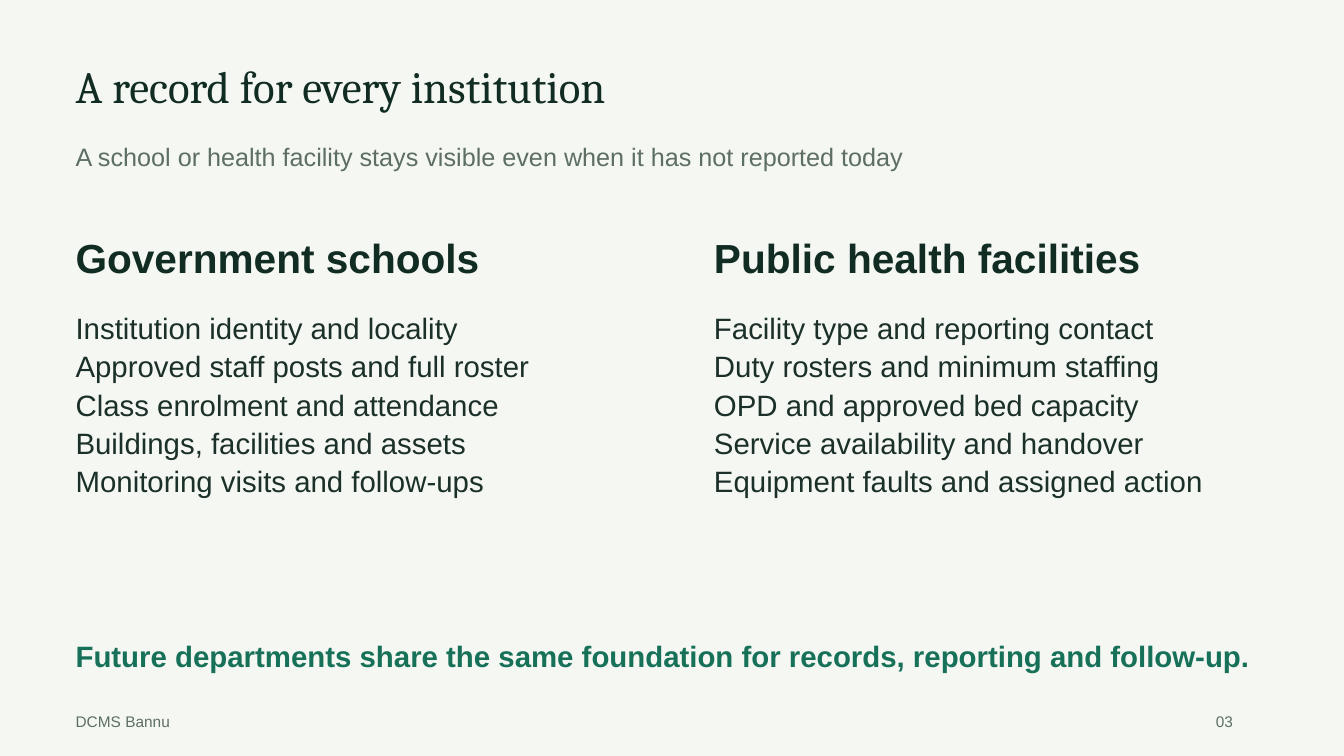
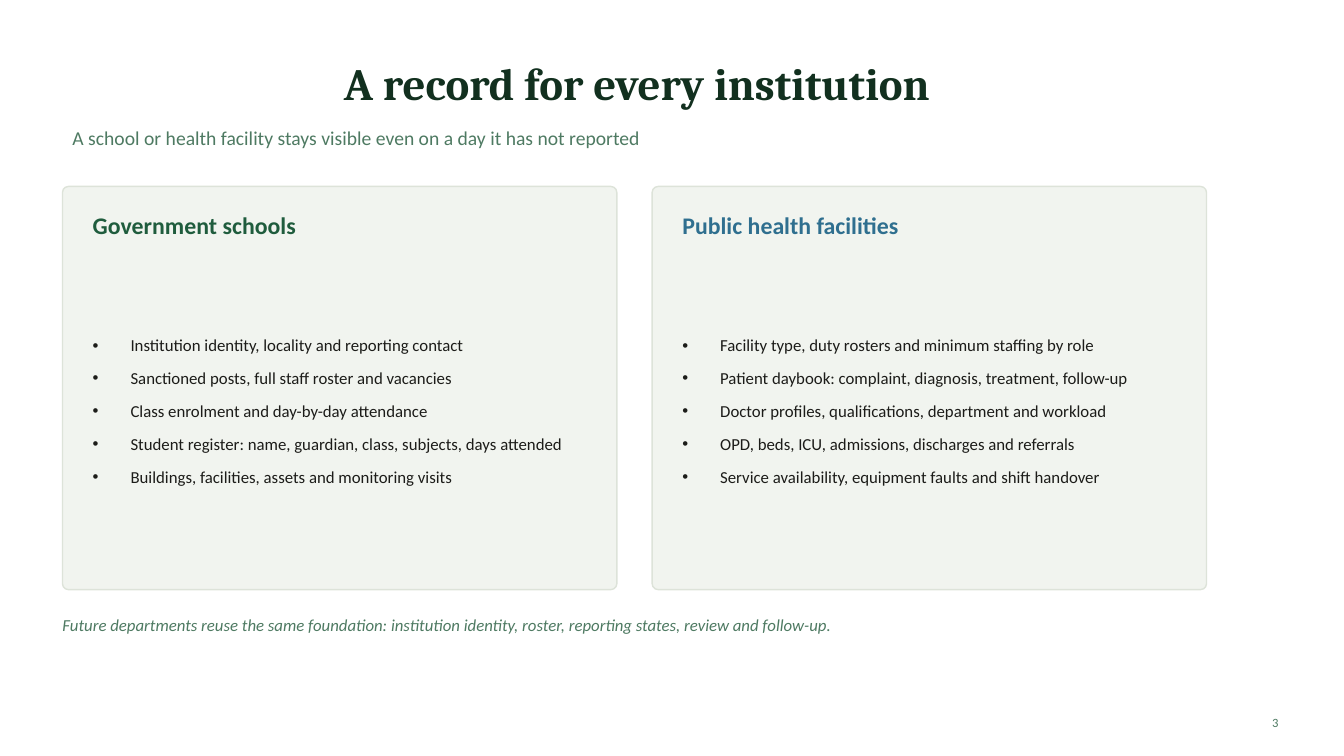
Before and after one commit to rizjaved8949/DC-Bannu-Portal, a slide deck: slide 3 of docs/DCMS_Bannu_Client_Pitch.pptx. Drawn at 1344x756 pixels with LibreOffice and Linux fonts; fonts in the diff are those of the drawing. Boxes give left, top, right and bottom in pixels: in the first picture for what was removed or moved away, otherwise in the second. Text is boxed around its words. In the diff, an @@ line names an element or a change of style, - is before the commit and + after.

```diff
--- a/docs/DCMS_Bannu_Client_Pitch.pptx
+++ b/docs/DCMS_Bannu_Client_Pitch.pptx
@@ background #F5F7F3 to #FFFFFF @@
@@ title "A record for every institution": place and size @@
-title "A record for every institution" at <box>76,71,605,113</box>
+title "A record for every institution" at <box>344,68,930,110</box>
@@ title "A record for every institution" at <box>344,68,930,110</box>: text colour #112C22 to #12301F, bold on; alignment left to centre; line spacing 1.08 to 1; vertical alignment top to middle @@
@@ text at <box>72,131,639,148</box>: text changed; size 18 to 14 pt; font Arial to Calibri; text colour #5D6E64 to #4E7A62 @@
-A school or health facility stays visible even when it has not reported today
+A school or health facility stays visible even on a day it has not reported
@@ rounded rectangle added at <box>63,187,617,590</box>, fill #F1F4EF, outline #DDE3D9 1 pt @@
@@ text "Government schools": place and size @@
-text "Government schools" at <box>76,243,479,274</box>
+text "Government schools" at <box>93,217,296,234</box>
@@ text "Government schools" at <box>93,217,296,234</box>: size 29 to 17 pt, font Arial to Calibri, text colour #112C22 to #1F5C3D; line spacing 1.08 to 1; vertical alignment top to middle @@
@@ rounded rectangle added at <box>652,187,1207,590</box>, fill #F1F4EF, outline #DDE3D9 1 pt @@
@@ text "Public health facilities": place and size @@
-text "Public health facilities" at <box>714,243,1140,274</box>
+text "Public health facilities" at <box>682,217,899,234</box>
@@ text "Public health facilities" at <box>682,217,899,234</box>: size 29 to 17 pt, font Arial to Calibri, text colour #112C22 to #2F6F8F; line spacing 1.08 to 1; vertical alignment top to middle @@
@@ vertical alignment top to middle in 3 elements at <box>131,339,561,486</box>, <box>62,619,830,634</box>, <box>720,339,1127,486</box> @@
@@ text at <box>131,339,561,486</box>: text changed; size 21 to 12 pt; font Arial to Calibri; text colour #1B3028 to #1C1C19 @@
-Institution identity and locality
-Approved staff posts and full roster
-Class enrolment and attendance
-Buildings, facilities and assets
-Monitoring visits and follow-ups
+• Institution identity, locality and reporting contact
+• Sanctioned posts, full staff roster and vacancies
+• Class enrolment and day-by-day attendance
+• Student register: name, guardian, class, subjects, days attended
+• Buildings, facilities, assets and monitoring visits
@@ text at <box>720,339,1127,486</box>: text changed; size 21 to 12 pt; font Arial to Calibri; text colour #1B3028 to #1C1C19 @@
-Facility type and reporting contact
-Duty rosters and minimum staffing
-OPD and approved bed capacity
-Service availability and handover
-Equipment faults and assigned action
+• Facility type, duty rosters and minimum staffing by role
+• Patient daybook: complaint, diagnosis, treatment, follow-up
+• Doctor profiles, qualifications, department and workload
+• OPD, beds, ICU, admissions, discharges and referrals
+• Service availability, equipment faults and shift handover
@@ text at <box>62,619,830,634</box>: text changed; size 21 to 12 pt; font Arial to Calibri; text colour #177158 to #4E7A62; bold off; italic on @@
-Future departments share the same foundation for records, reporting and follow-up.
+Future departments reuse the same foundation: institution identity, roster, reporting states, review and follow-up.
@@ text removed at <box>76,716,170,727</box> @@
-DCMS Bannu
@@ text removed at <box>1216,716,1233,727</box> @@
-03
@@ page number added at <box>1272,719,1278,727</box>, 9 pt, text #4E7A62 @@
+3
```
Also in this commit, not shown: 11 other slides changed, 19 slides added, 8 slides removed, 25 other files.
